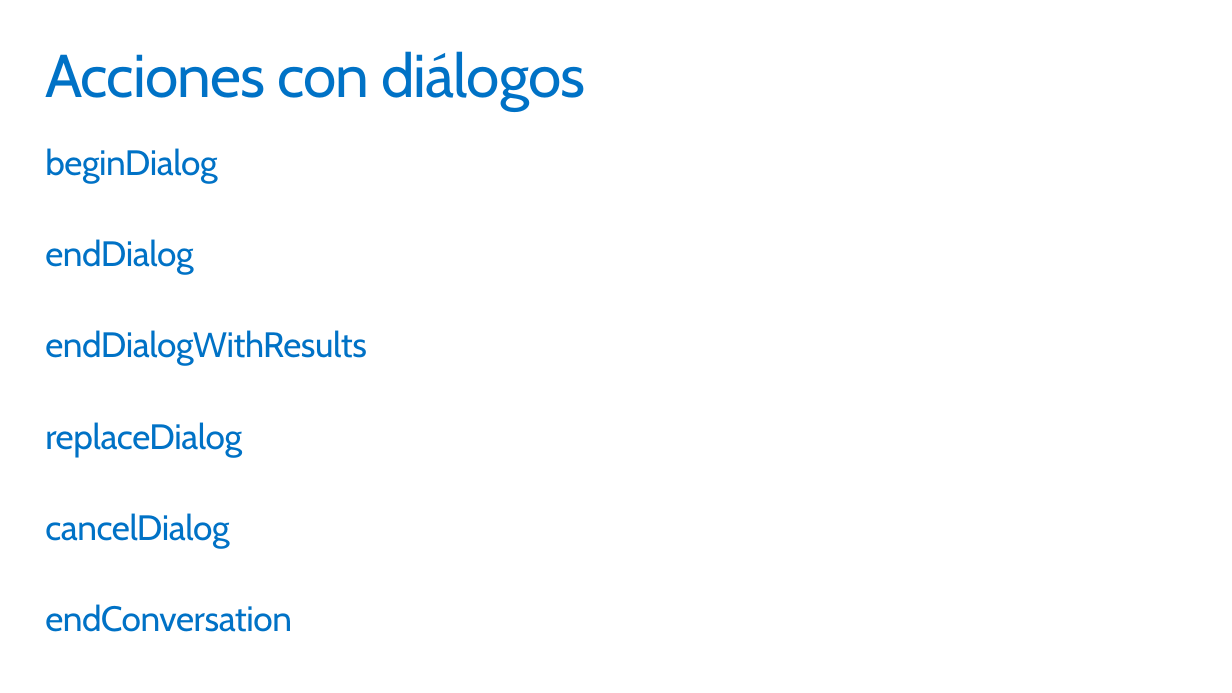
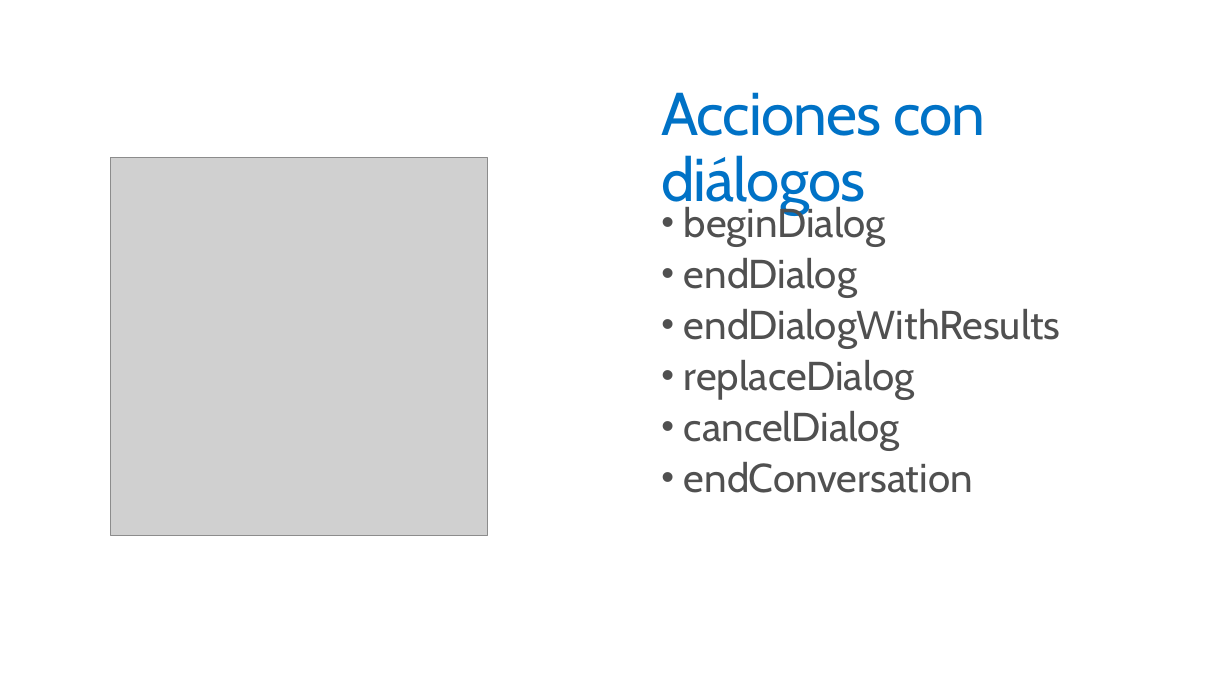
Before and after one commit to gespinosa1986/bot-framework-tutorial, a slide deck: slide 20 of 1. Introducción a Microsoft Bot Framework/Introducción a Microsoft Bot Framework con Node.pptx (slide 19 before the commit). Drawn at 1232x693 pixels with LibreOffice and Linux fonts; fonts in the diff are those of the drawing; grey boxes stand for pictures. Boxes give left, top, right and bottom in pixels: in the first picture for what was removed or moved away, otherwise in the second. Text is boxed around its words. In the diff, an @@ line names an element or a change of style, - is before the commit and + after.

```diff
--- a/1. Introducción a Microsoft Bot Framework/Introducción a Microsoft Bot Framework con Node.pptx
+++ b/1. Introducción a Microsoft Bot Framework/Introducción a Microsoft Bot Framework con Node.pptx
@@ title "Acciones con diálogos" rewrapped from (45,51,585,110) to (661,92,985,214) @@
@@ picture added at (111,158,488,535) @@
@@ text "beginDialog": place and size @@
-text "beginDialog" at (45,148,367,632)
+text "beginDialog" at (684,202,1061,493)
@@ text "beginDialog" at (684,202,1061,493): size 28 to 32 pt, text colour #0072C6 to #505050, letter spacing -0.3 to 0 pt; bullet none to • @@
```
Also in this commit, not shown: 6 other slides changed, 7 slides added, 22 slides removed, 6 other files.
